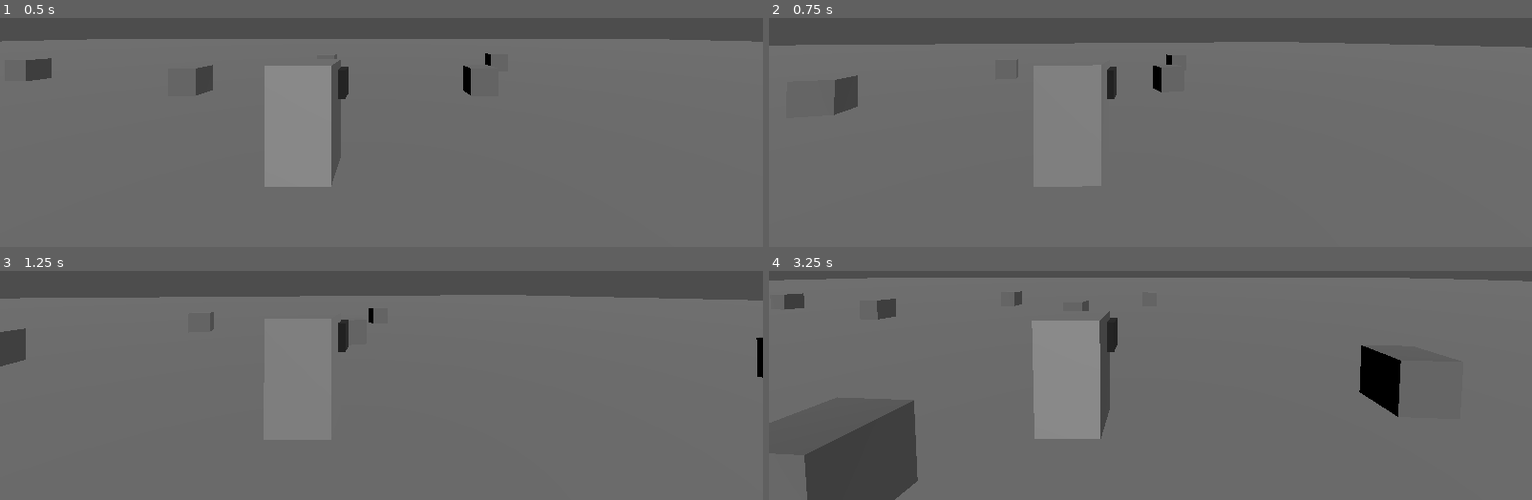
Above: before the commit, frames 1-4 (two rows, left to right).
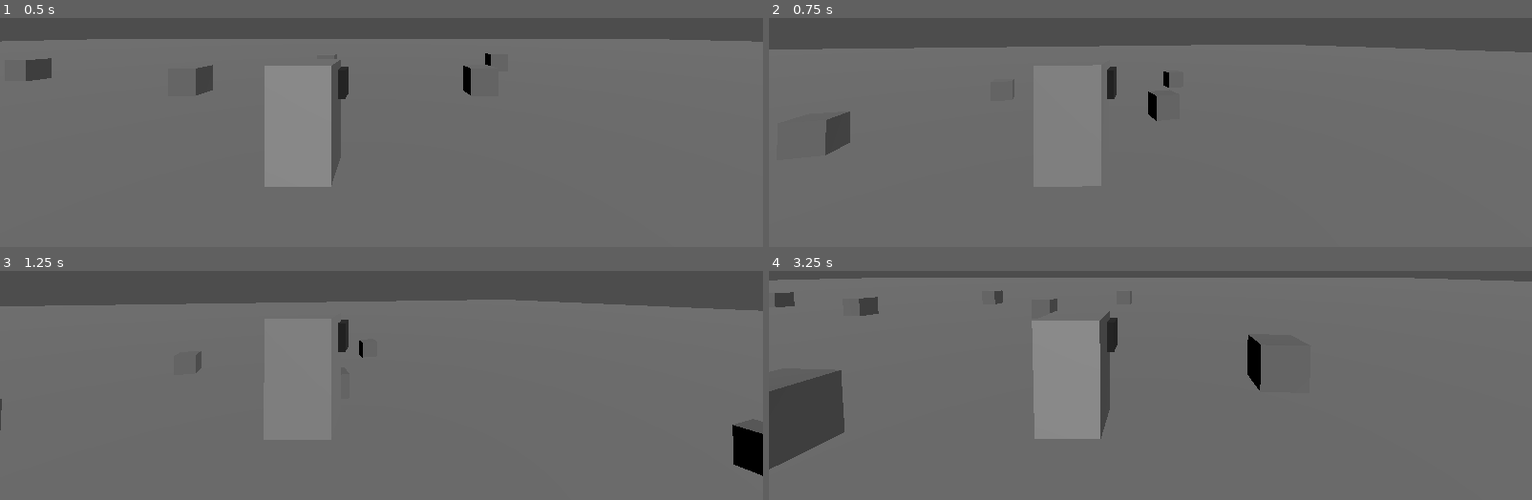
Above: after the commit, the same moments.

Repository: GustLSant/game-componentes
Game: Godot game, scene res://Main.tscn
Two runs of this game, one before a commit and one after it. Both use one fixed random seed, a clock stepped at 60 frames per second and the inputs below.
Inputs (mouse positions are in pixels of both pictures, inside the frame that each line leads up to):
- Up to frame 1 (0.5 s): no input
- Up to frame 2 (0.75 s): tap Enter at 0.5 s; move the mouse to (1188, 31) at 0.52 s; hold D (MoveRight) from 0.53 s (still down); tap Space (Jump, bound only after the commit) at 0.6 s
- Up to frame 3 (1.25 s): keep holding D (MoveRight); tap Space (Jump, bound only after the commit) at 0.77, 1.07 s
- Up to frame 4 (3.25 s): move the mouse to (1112, 287) at 1.27 s; release D (MoveRight) at 1.28 s; hold S (MoveBackwards) 1.28-2.03 s; tap W (MoveFoward) at 1.35, 2.85 s; tap Space (Jump, bound only after the commit) at 1.52, 1.55, 1.82, 2.1, 3.02, 3.05 s; move the mouse to (1165, 277) at 2.02 s; hold D (MoveRight) from 2.03 s (still down); move the mouse to (1142, 291) at 2.77 s

Frame 1 is identical in both runs. In frame 2, 2.8% of the frame differs, in the area x 0-100%, y 10-60%; in frame 3, 4.5%; in frame 4, 9.8%, in the area x 0-99%, y 2-100%.

Commit message:
add: jump and gravity

Diff:
--- a/Components/ThirdPersonShooterPlayer/ThirdPersonShooterPlayer.gd
+++ b/Components/ThirdPersonShooterPlayer/ThirdPersonShooterPlayer.gd
@@ -5,7 +5,9 @@
 
 #region Movement
 var vecMovement:Vector3 = Vector3.ZERO
-var walkingSpeed:float = 4.0
+var walkingSpeed:float = 5.0
+var yMovement:float = 0.0
+var jumpStrength:float = 10.0
 #endregion
 
 
@@ -26,6 +28,15 @@
 	var targetBodyRotation:float = camera.pivotRot.rotation.y*isPlayerMoving + body.rotation.y*isPlayerStandingStill
 	body.rotation.y = lerp_angle(body.rotation.y, targetBodyRotation, 12*_delta)
 
+	# gravidade e pulo
+	if(self.is_on_floor()):
+		if(Input.is_action_just_pressed("Jump")):
+			yMovement += jumpStrength
+	else:
+		yMovement -= 20*_delta
+		pass
+
 	self.velocity = vecMovement * walkingSpeed
+	self.velocity.y = yMovement
 	self.move_and_slide()
 	pass
--- a/Components/ThirdPersonShooterPlayer/ThirdPersonShooterPlayer.tscn
+++ b/Components/ThirdPersonShooterPlayer/ThirdPersonShooterPlayer.tscn
@@ -11,7 +11,12 @@
 
 [sub_resource type="BoxMesh" id="BoxMesh_sc67x"]
 
+[sub_resource type="BoxShape3D" id="BoxShape3D_6vp7m"]
+size = Vector3(1, 1.8, 1)
+
 [node name="ThirdPersonShooterPlayer" type="CharacterBody3D"]
+collision_layer = 8
+collision_mask = 7
 script = ExtResource("1_ivt6l")
 
 [node name="Camera" type="Node3D" parent="."]
@@ -47,3 +52,7 @@
 transform = Transform3D(1.25, 0, 0, 0, 0.5, 0, 0, 0, 0.5, 0, 0.5, -0.4)
 material_override = SubResource("StandardMaterial3D_6vp7m")
 mesh = SubResource("BoxMesh_sc67x")
+
+[node name="CollShape" type="CollisionShape3D" parent="."]
+transform = Transform3D(1, 0, 0, 0, 1, 0, 0, 0, 1, 0, 0.9, 0)
+shape = SubResource("BoxShape3D_6vp7m")
--- a/project.godot
+++ b/project.godot
@@ -37,6 +37,16 @@
 "events": [Object(InputEventKey,"resource_local_to_scene":false,"resource_name":"","device":-1,"window_id":0,"alt_press …(192 unchanged characters)…
 ]
 }
+Jump={
+"deadzone": 0.2,
+"events": [Object(InputEventKey,"resource_local_to_scene":false,"resource_name":"","device":-1,"window_id":0,"alt_pressed":false,"shift_pressed":false,"ctrl_pressed":false,"meta_pressed":false,"pressed":false,"keycode":0,"physical_keycode":32,"key_label":0,"unicode":32,"location":0,"echo":false,"script":null)
+]
+}
+ToggleCameraSide={
+"deadzone": 0.2,
+"events": [Object(InputEventKey,"resource_local_to_scene":false,"resource_name":"","device":-1,"window_id":0,"alt_pressed":false,"shift_pressed":false,"ctrl_pressed":false,"meta_pressed":false,"pressed":false,"keycode":0,"physical_keycode":4194328,"key_label":0,"unicode":0,"location":0,"echo":false,"script":null)
+]
+}
 
 [layer_names]
 
Not shown: 1 places in Components/ThirdPersonShooterPlayer/ThirdPersonShooterPlayer.tscn that only renumber resources
